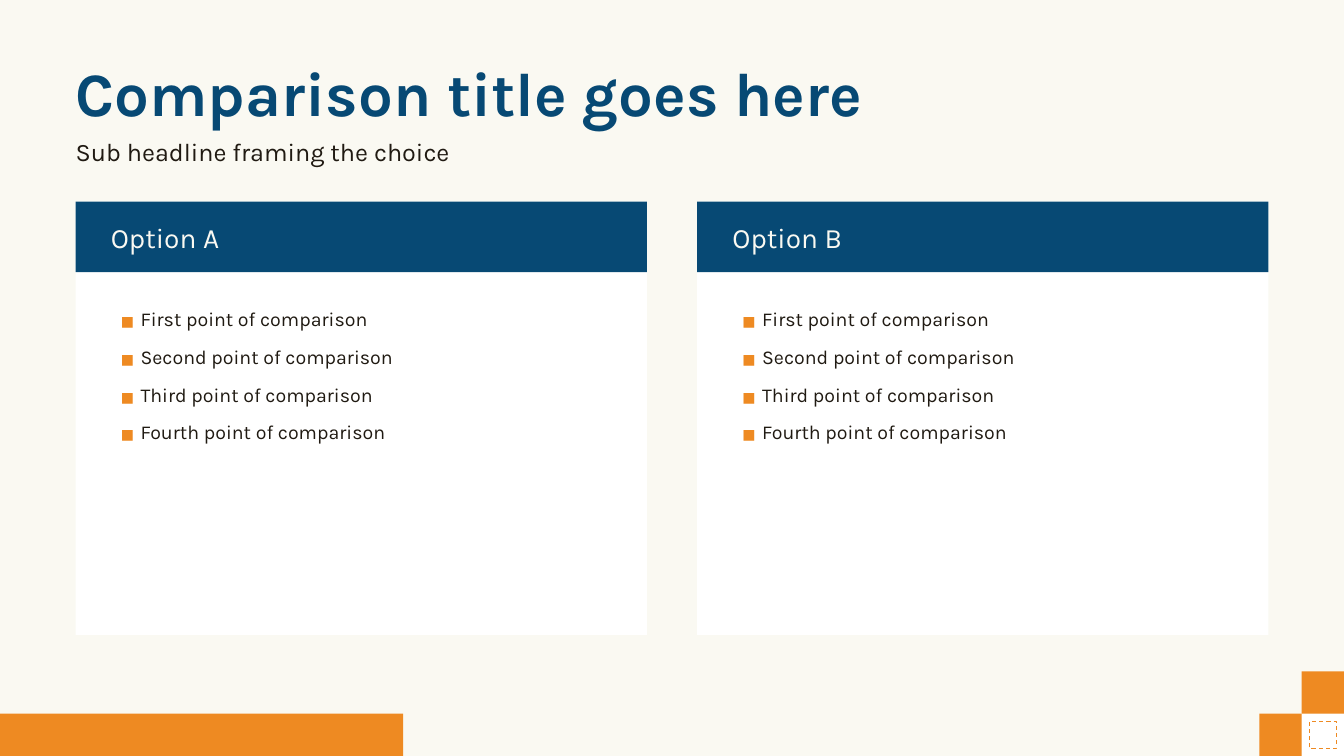
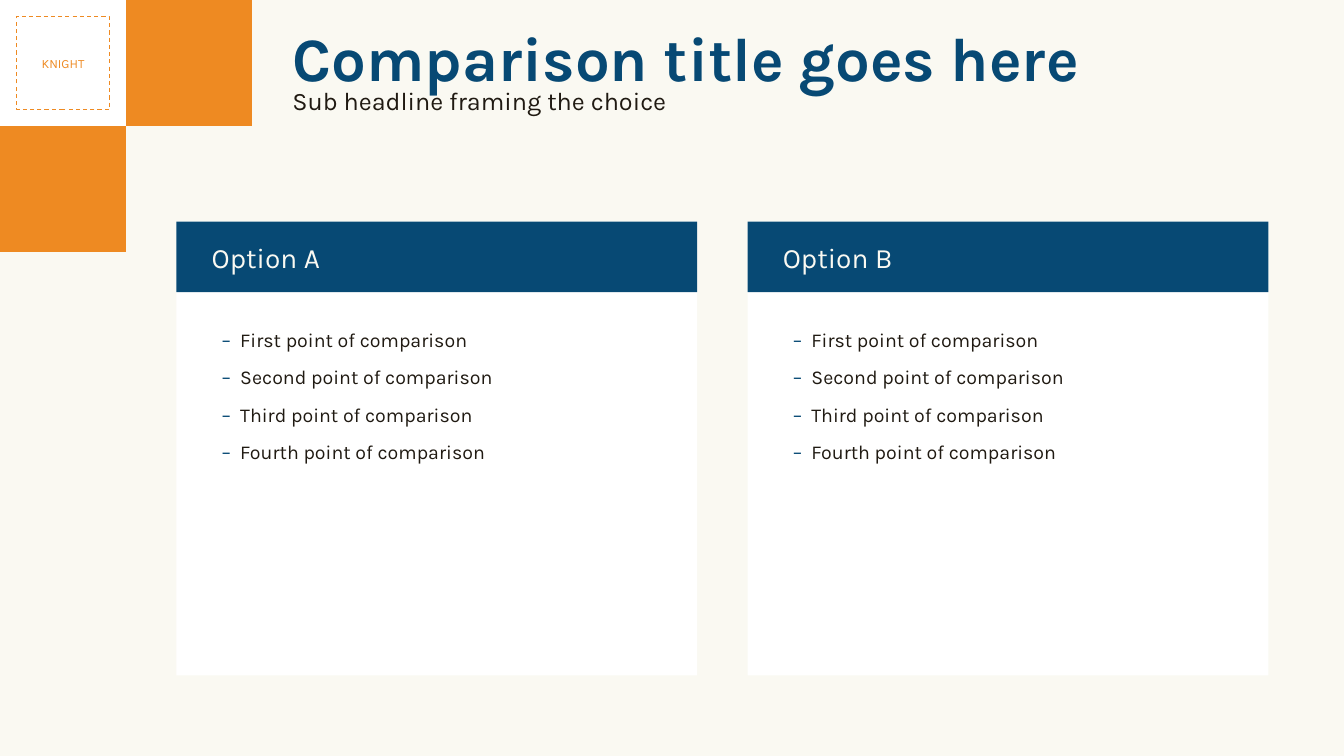
Before and after one commit to soumyakarwa/emkay-ppt-templates, a slide deck: slide 10 of Emkay_Master_Template.pptx. Drawn at 1344x756 pixels with LibreOffice and Linux fonts; fonts in the diff are those of the drawing. Boxes give left, top, right and bottom in pixels: in the first picture for what was removed or moved away, otherwise in the second. Text is boxed around its words. In the diff, an @@ line names an element or a change of style, - is before the commit and + after.

```diff
--- a/Emkay_Master_Template.pptx
+++ b/Emkay_Master_Template.pptx
@@ rectangle added at (0, 0, 126, 126), fill #FFFFFF @@
@@ rectangle added at (16, 16, 109, 109), outline #EE8A22 0.75 pt dashed, 9 pt, text #EE8A22 @@
+KNIGHT
@@ rectangle added at (126, 0, 252, 126), fill #EE8A22 @@
@@ text "Comparison title goes here": place and size @@
-text "Comparison title goes here" at (76, 72, 862, 131)
+text "Comparison title goes here" at (292, 37, 1079, 96)
@@ text "Sub headline framing the choice" rewrapped from (76, 143, 449, 167) to (292, 88, 666, 116) @@
@@ rectangle: place and size @@
-rectangle at (76, 202, 647, 635)
+rectangle at (0, 126, 126, 252)
@@ rectangle at (0, 126, 126, 252): fill #FFFFFF to #EE8A22 @@
@@ rectangle: place and size @@
-rectangle at (698, 202, 1269, 635)
+rectangle at (176, 222, 698, 676)
@@ rectangle: place and size @@
-rectangle at (698, 202, 1269, 272)
+rectangle at (176, 222, 698, 292)
@@ text "Option A": place and size @@
-text "Option A" at (111, 228, 219, 255)
+text "Option A" at (212, 248, 320, 275)
@@ rectangle: place and size @@
-rectangle at (0, 714, 403, 756)
+rectangle at (748, 222, 1269, 676)
@@ rectangle at (748, 222, 1269, 676): fill #EE8A22 to #FFFFFF @@
@@ rectangle: place and size @@
-rectangle at (76, 202, 647, 272)
+rectangle at (748, 222, 1269, 292)
@@ text "Option B": place and size @@
-text "Option B" at (732, 228, 842, 255)
+text "Option B" at (783, 248, 892, 275)
@@ text at (240, 333, 492, 464): text changed @@
-■ First point of comparison
-■ Second point of comparison
-■ Third point of comparison
-■ Fourth point of comparison
+– First point of comparison
+– Second point of comparison
+– Third point of comparison
+– Fourth point of comparison
@@ text at (811, 333, 1063, 464): text changed @@
-■ First point of comparison
-■ Second point of comparison
-■ Third point of comparison
-■ Fourth point of comparison
+– First point of comparison
+– Second point of comparison
+– Third point of comparison
+– Fourth point of comparison
@@ rectangle removed at (1302, 671, 1344, 714) @@
@@ rectangle removed at (1259, 714, 1302, 756) @@
@@ rectangle removed at (1302, 714, 1344, 756) @@
@@ rectangle removed at (1310, 722, 1337, 749) @@
```
Also in this commit, not shown: 13 other slides changed, 3 other files.
